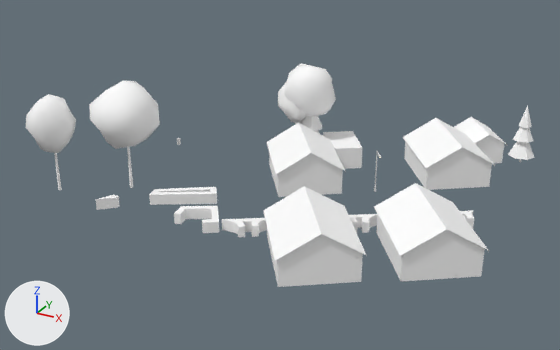
An edit to the glTF model cities/arlov-borggatan/pack/tiles/c-1_8.glb, drawn before and after from the same camera.
The view is the same before and after, from a 50 mm camera at (15.4, 418.6, 45.3) aimed at (-30.8, 502.6, 3.4). Lighting does not change. The marker at lower left points along +X, +Y and +Z. The first picture is the older version. Where no turn or scale is listed for an object, it has been applied to the vertices. Vertices at exactly the same position are counted once.

In view in the first picture: 'SM_Building_w181736833', 'SM_Building_w181736851', 'SM_Building_w181736870', 'SM_Building_w361092945', 'SM_Building_w361092947', 'SM_Trees_-1_8', 'SM_Wall_Hedge_-1_8' and 1 more.
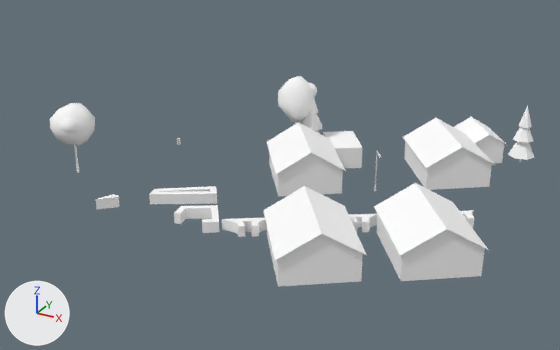
The newer file is also turned or shifted as a whole; pictures and numbers use the older file's frame.

Edits to the bpy script that builds the scene:
```text
Change me_sm_trees__1_8:
    used by ob_sm_trees__1_8; location = (-30.13, 506.23, 9.31)
    remove me_sm_trees__1_8.from_pydata(...)  # 624 vertices, 1074 faces; spans x -27.7..27.7, y -22.8..22.8, z -7.7..7.7
    add me_sm_trees__1_8.from_pydata(...)  # 348 vertices, 570 faces; spans x -29.9..27.7, y -17.4..22.8, z -7.7..4.3
    me_sm_trees__1_8 part 1: the loose piece of 12 vertices spanning x -25.1..-24.7, y -20.0..-19.6, z -7.0..-1.4 is scaled about its middle by (0.818, 0.816, 0.764), then moved by (-2.0, 5.7, -0.8)
    me_sm_trees__1_8 part 2: a new loose piece of 42 vertices spanning x -29.9..-23.8, y -17.4..-11.1, z -3.0..3.0, in mat_m_leaf (white #ffffff)
    me_sm_trees__1_8 part 3: a new loose piece of 42 vertices spanning x -28.1..-24.6, y -17.1..-13.7, z -0.9..2.0, in mat_m_leaf (white #ffffff)
    me_sm_trees__1_8 part 4: 11 loose pieces with 402 vertices, spanning x -27.7..1.0, y -22.8..12.9, z -7.5..7.7, are deleted
    other edits to the shape of me_sm_trees__1_8 do not show in these pictures
```

Boxes (x1, y1, x2, y2) around the edits, measured in the pictures (560 x 350 px; the box of a moved part takes in the faces that stretch with it):
'SM_Trees_-1_8', reshaped (23% shorter)
    before: (25, 63, 534, 190)
    after: (50, 76, 534, 173)
part 1 of me_sm_trees__1_8, moved or reshaped
    before: (54, 153, 62, 190)
    after: (74, 145, 79, 173)
part 2 of me_sm_trees__1_8, added
    after: (50, 103, 95, 146)
part 3 of me_sm_trees__1_8, added
    after: (58, 117, 79, 133)
part 4 of me_sm_trees__1_8, deleted
    before: (25, 63, 336, 188)
